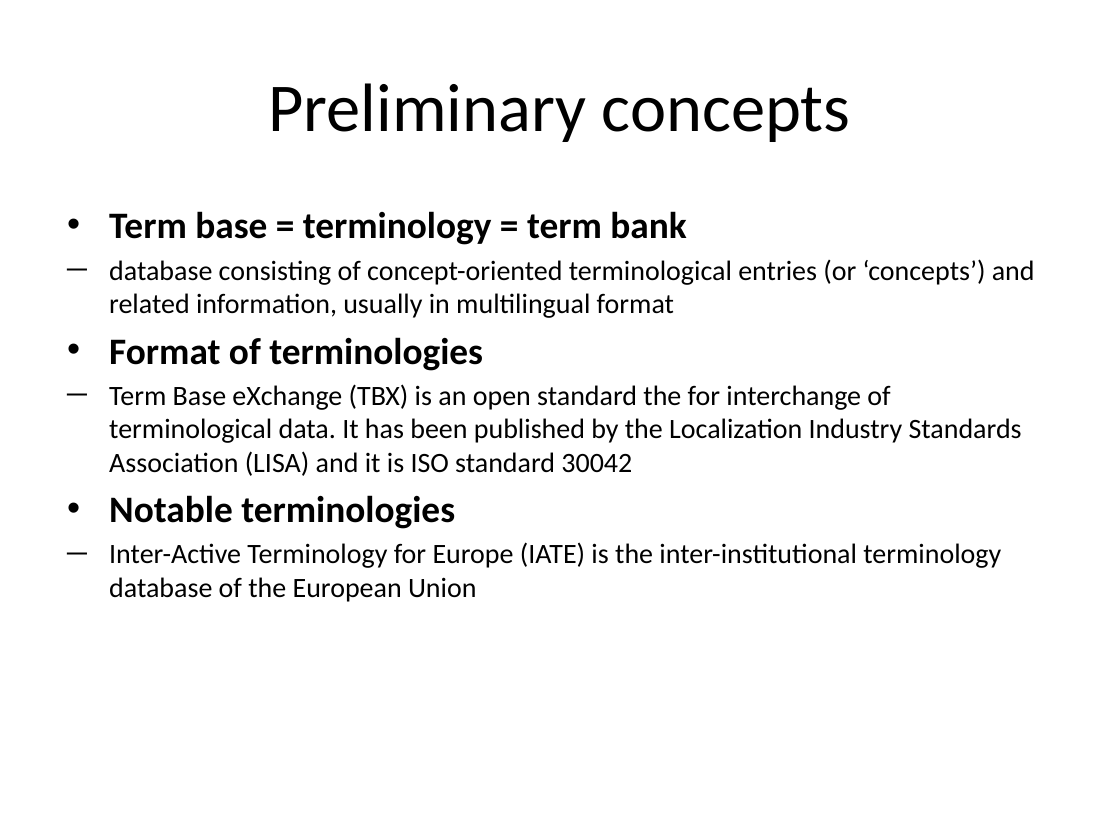
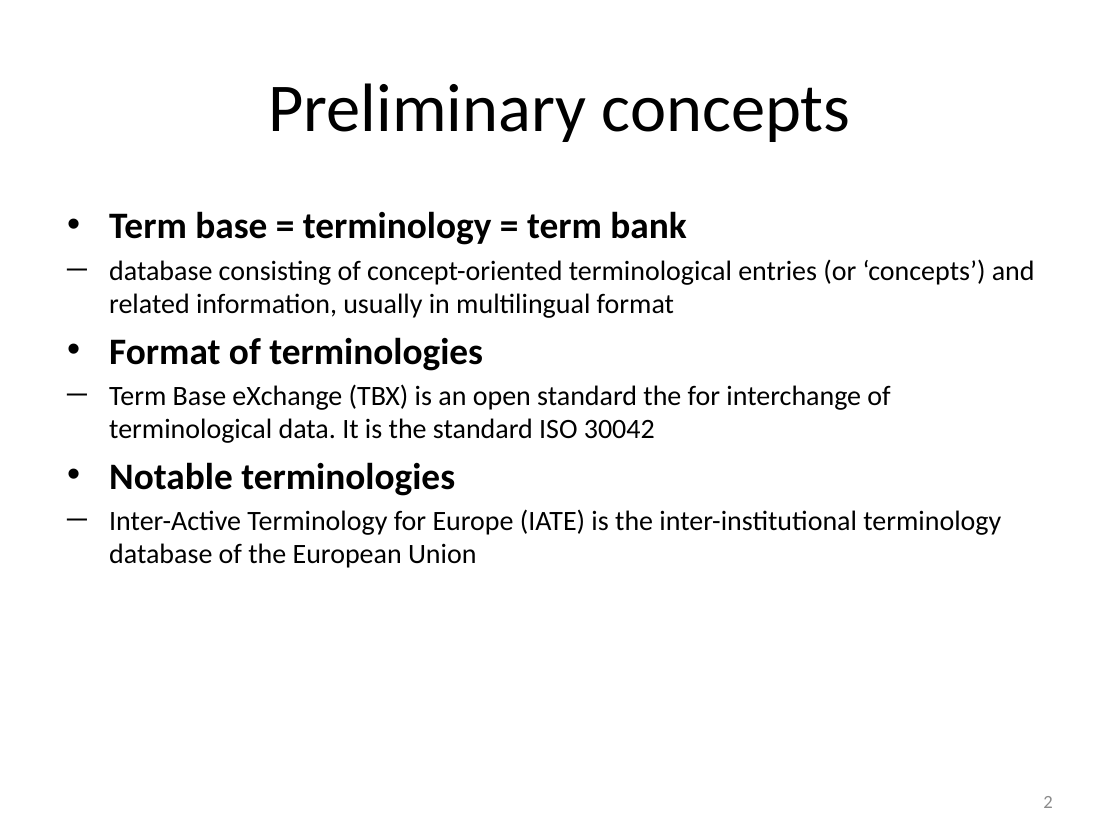
Before and after one commit to liderproject/tbx2rdfservice, a slide deck: slide 2 of slides.pptx. Drawn at 1120x840 pixels with LibreOffice and Linux fonts; fonts in the diff are those of the drawing. Boxes give left, top, right and bottom in pixels: in the first picture for what was removed or moved away, otherwise in the second. Text is boxed around its words. In the diff, an @@ line names an element or a change of style, - is before the commit and + after.

```diff
--- a/slides.pptx
+++ b/slides.pptx
@@ text at (109,384,890,443): text changed @@
-─ Term Base eXchange (TBX) is an open standard the for interchange of terminological data. It has been published by the Localization Industry Standards Association (LISA) and it is ISO standard 30042
+─ Term Base eXchange (TBX) is an open standard the for interchange of terminological data. It is the standard ISO 30042
@@ page number added at (1043,796,1052,808), 12 pt, text #8C8C8C @@
+2
```
Also in this commit, not shown: 5 other slides changed, 24 slides added, 2 slides removed, 3 other files.
